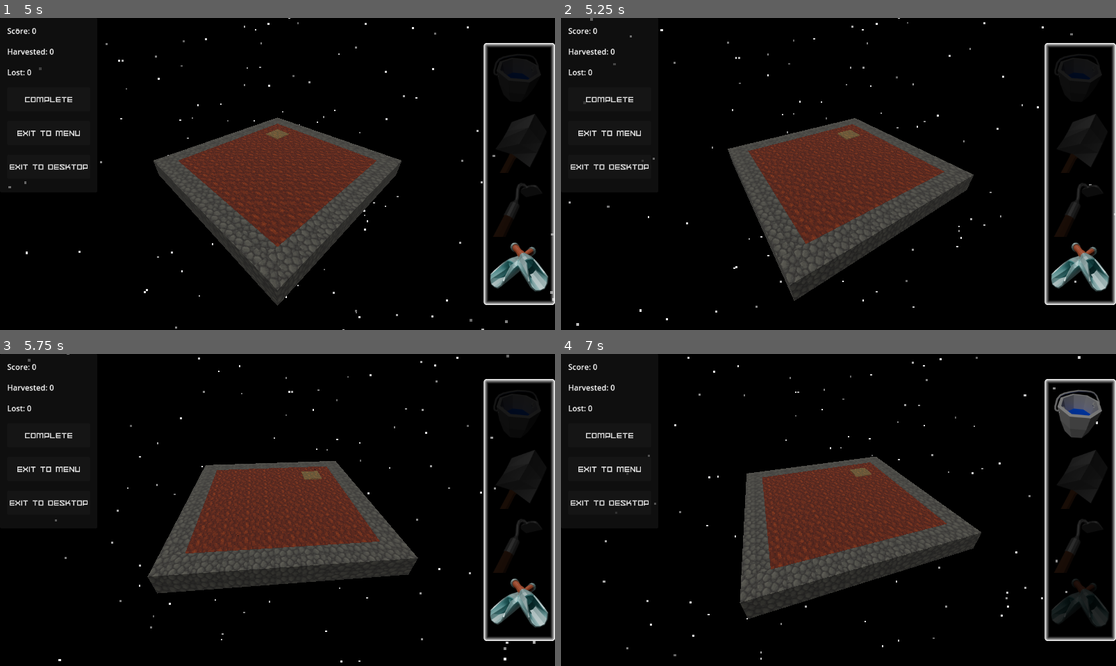
Above: before the commit, frames 1-4 (two rows, left to right).
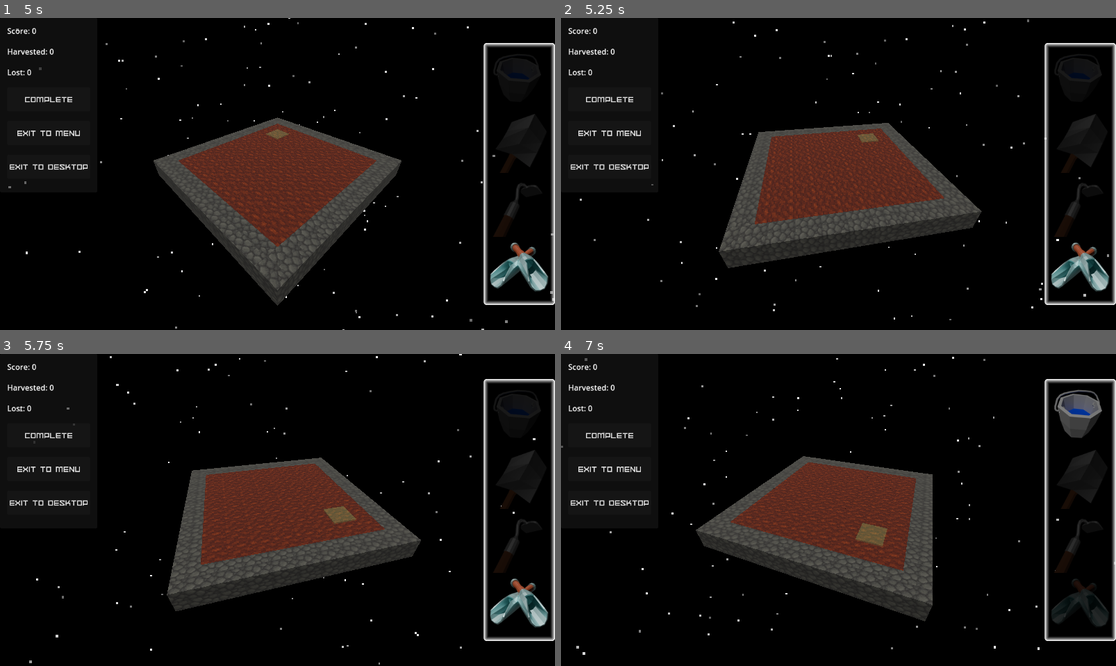
Above: after the commit, the same moments.

Repository: 100-Devs-1-Game/AsteroidFarming
Game: Godot game, scene res://scenes/rootscene.tscn
Two runs of this game, one before a commit and one after it. Both use one fixed random seed, a clock stepped at 60 frames per second and the inputs below.
Inputs (mouse positions are in pixels of both pictures, inside the frame that each line leads up to):
- Up to frame 1 (5 s): click "Play" at 0.5 s; click "Complete" at 1.25 s; click (521, 77) at 2 s; click (521, 142) at 2.75 s; click (521, 205) at 3.5 s; click (521, 270) at 4.25 s
- Up to frame 2 (5.25 s): tap Enter at 5 s; move the mouse to (960, 158) at 5.02 s; hold D (move_right) from 5.03 s (still down); hold Shift (shift, bound only after the commit) from 5.03 s (still down); click (960, 158) at 5.17 s
- Up to frame 3 (5.75 s): keep holding D (move_right); keep holding Shift (shift, bound only after the commit)
- Up to frame 4 (7 s): move the mouse to (727, 525) at 5.77 s; release D (move_right) at 5.78 s; release Shift (shift, bound only after the commit) at 5.78 s; hold A (move_left) 5.78-6.53 s; tap F (change_tool) at 5.85 s; tap Shift (shift, bound only after the commit) at 6.05 s; move the mouse to (894, 441) at 6.52 s; hold D (move_right) from 6.53 s (still down); hold Shift (shift, bound only after the commit) from 6.53 s (still down); click (894, 441) at 6.6 s

Frame 1 is identical in both runs. In frame 2, 9.5% of the frame differs, in the area x 1-100%, y 0-99%; in frame 3, 6.3%; in frame 4, 11%, in the area x 0-100%, y 0-98%.

Commit message:
camera spins faster on Shiftkey held

Diff:
--- a/src/project.godot
+++ b/src/project.godot
@@ -69,6 +69,11 @@
 "events": [Object(InputEventMouseButton,"resource_local_to_scene":false,"resource_name":"","device":-1,"window_id":0,"a …(258 unchanged characters)…
 ]
 }
+shift={
+"deadzone": 0.2,
+"events": [Object(InputEventKey,"resource_local_to_scene":false,"resource_name":"","device":-1,"window_id":0,"alt_pressed":false,"shift_pressed":false,"ctrl_pressed":false,"meta_pressed":false,"pressed":false,"keycode":0,"physical_keycode":4194325,"key_label":0,"unicode":0,"location":0,"echo":false,"script":null)
+]
+}
 
 [rendering]
 
--- a/src/scripts/camera_pivot.gd
+++ b/src/scripts/camera_pivot.gd
@@ -2,7 +2,10 @@
 
 func _process(delta: float) -> void:
 	if !owner.is_processing(): return
+	var value = delta
+	if Input.is_action_pressed("shift"):
+		value *= 3
 	if Input.is_action_pressed("move_left"):
-		rotate_y(-delta)
+		rotate_y(-value)
 	elif Input.is_action_pressed("move_right"):
-		rotate_y(delta)
+		rotate_y(value)
